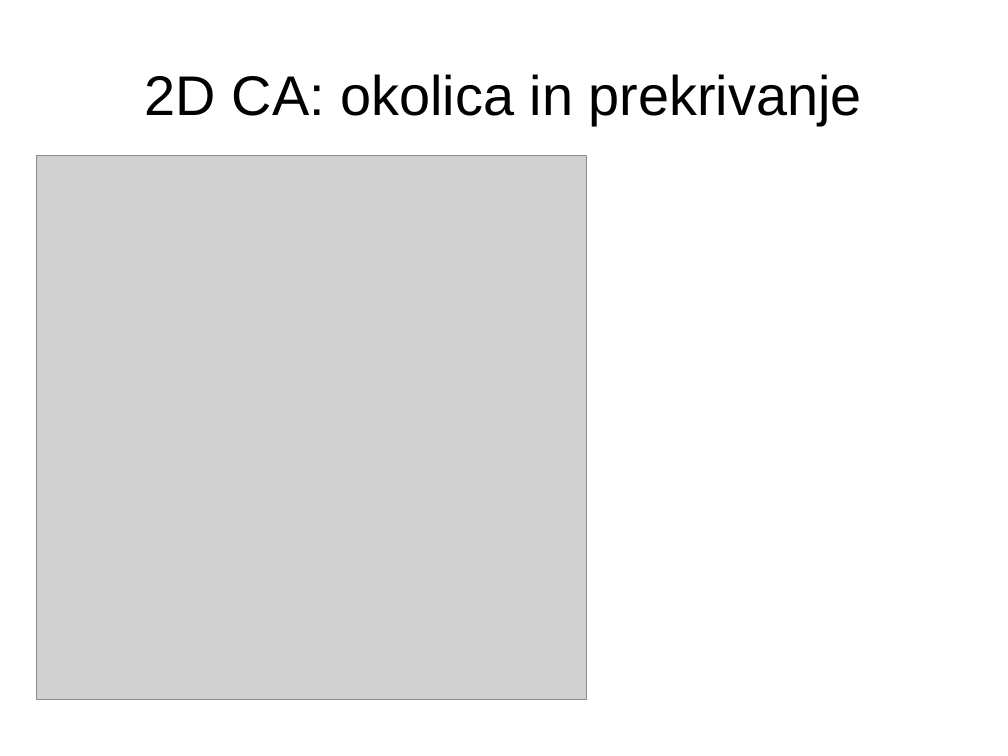
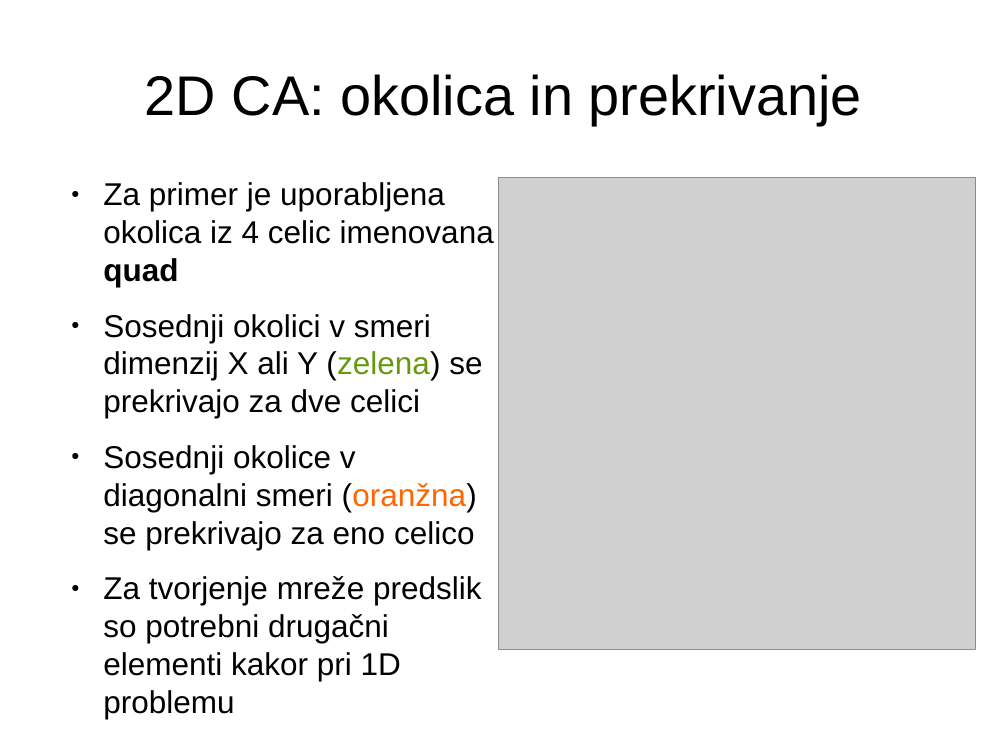
Before and after one commit to jeras/fri-latex-templates, a slide deck: slide 11 of predstavitev/predstavitev.odp. Drawn at 1008x756 pixels with LibreOffice and Linux fonts; fonts in the diff are those of the drawing; grey boxes stand for pictures. Boxes give left, top, right and bottom in pixels: in the first picture for what was removed or moved away, otherwise in the second. Text is boxed around its words. In the diff, an @@ line names an element or a change of style, - is before the commit and + after.

Commit message:
dodal 2D De Bruijnov diagram in mrećo predslik

```diff
--- a/predstavitev/predstavitev.odp
+++ b/predstavitev/predstavitev.odp
@@ picture: place and size @@
-picture at <box>37,155,586,700</box>
+picture at <box>499,177,976,649</box>
@@ text added at <box>103,182,494,719</box>, 24.8 pt, text #000000 @@
+● Za primer je uporabljena okolica iz 4 celic imenovana quad
+● Sosednji okolici v smeri dimenzij X ali Y (zelena) se prekrivajo za dve celici
+● Sosednji okolice v diagonalni smeri (oranžna) se prekrivajo za eno celico
+● Za tvorjenje mreže predslik so potrebni drugačni elementi kakor pri 1D problemu
```
Also in this commit, not shown: 2 other slides changed, 2 slides added, 1 slide removed, 3 other files.
